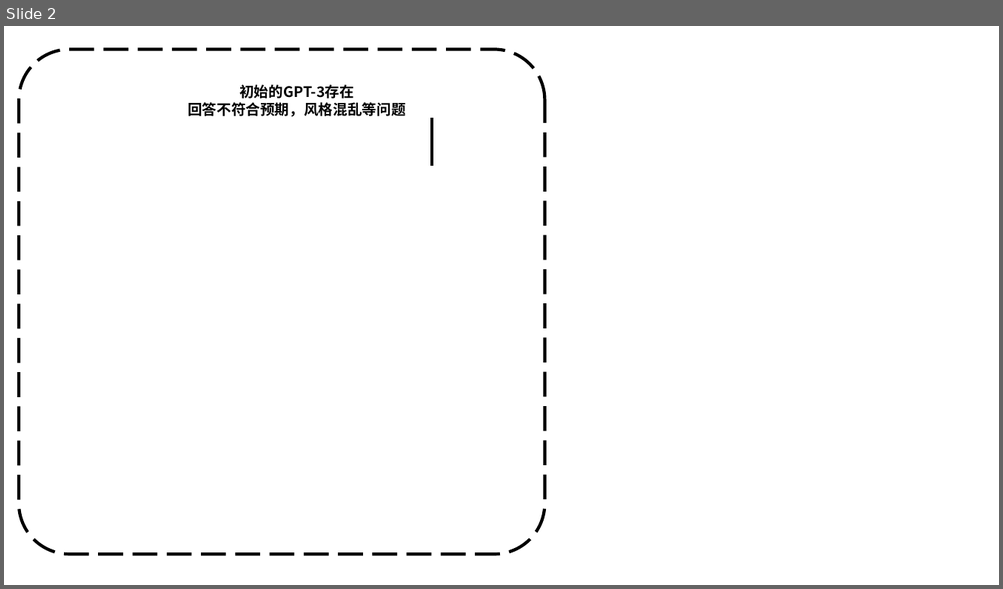
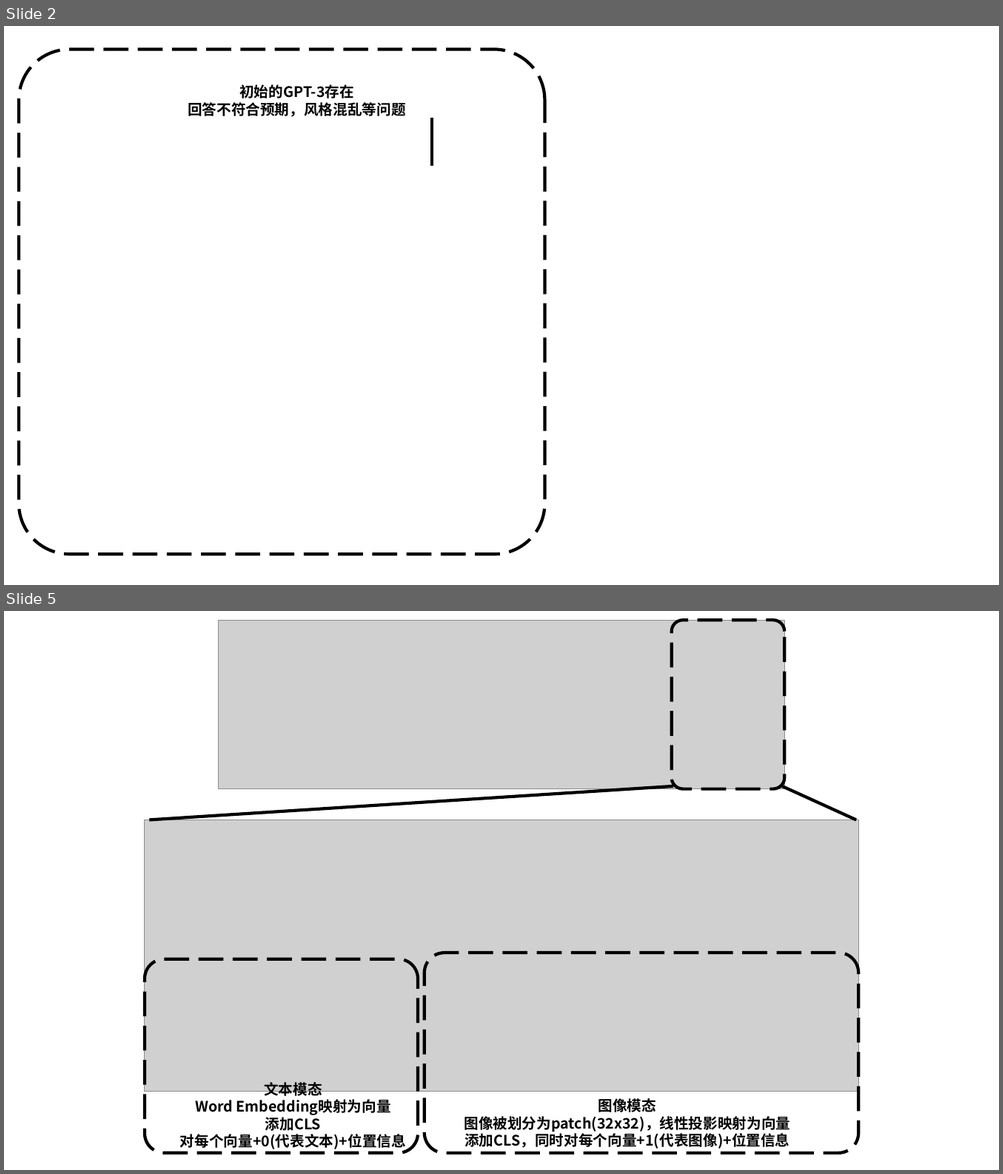
Before and after one commit to Elephant-King9/Paper, a slide deck: Base_Model/VLM+VLLM/论文插图.pptx. Shown one above the other, each under a label of ours: slide 2 before the commit, slides 2 and 5 after it; the slides between them are not shown. The pictures are 1003x589 and 1003x1174 pixels, drawn with LibreOffice and Linux fonts; fonts in the diff are those of the drawing; grey boxes stand for pictures. Boxes give left, top, right and bottom in pixels: in the first picture for what was removed or moved away, otherwise in the second. Text is boxed around its words. In the diff, an @@ line names an element or a change of style, - is before the commit and + after.

```diff
--- a/Base_Model/VLM+VLLM/论文插图.pptx
+++ b/Base_Model/VLM+VLLM/论文插图.pptx
@@ slide 5 added at <box>4,611,999,1170</box>, background #FFFFFF @@
@@ picture added at <box>218,620,785,789</box> @@
@@ rounded rectangle added at <box>671,620,785,789</box>, outline #000000 3 pt dashed @@
@@ line added from (150, 820) to (673, 786), #000000 3 pt @@
@@ line added from (856, 820) to (782, 786), #000000 3 pt @@
@@ picture added at <box>145,820,858,1092</box> @@
@@ rounded rectangle added at <box>145,960,418,1153</box>, outline #000000 3 pt dashed @@
@@ rounded rectangle added at <box>424,953,858,1153</box>, outline #000000 3 pt dashed @@
@@ text added at <box>180,1082,406,1151</box>, 14 pt, text #000000, bold @@
+文本模态
+Word Embedding映射为向量
+添加CLS
+对每个向量+0(代表文本)+位置信息
@@ text added at <box>464,1099,790,1149</box>, 14 pt, text #000000, bold @@
+图像模态
+图像被划分为patch(32x32)，线性投影映射为向量
+添加CLS，同时对每个向量+1(代表图像)+位置信息
```
Also in this commit, not shown: 1 slide changed, 2 other slides added, 6 other files.
